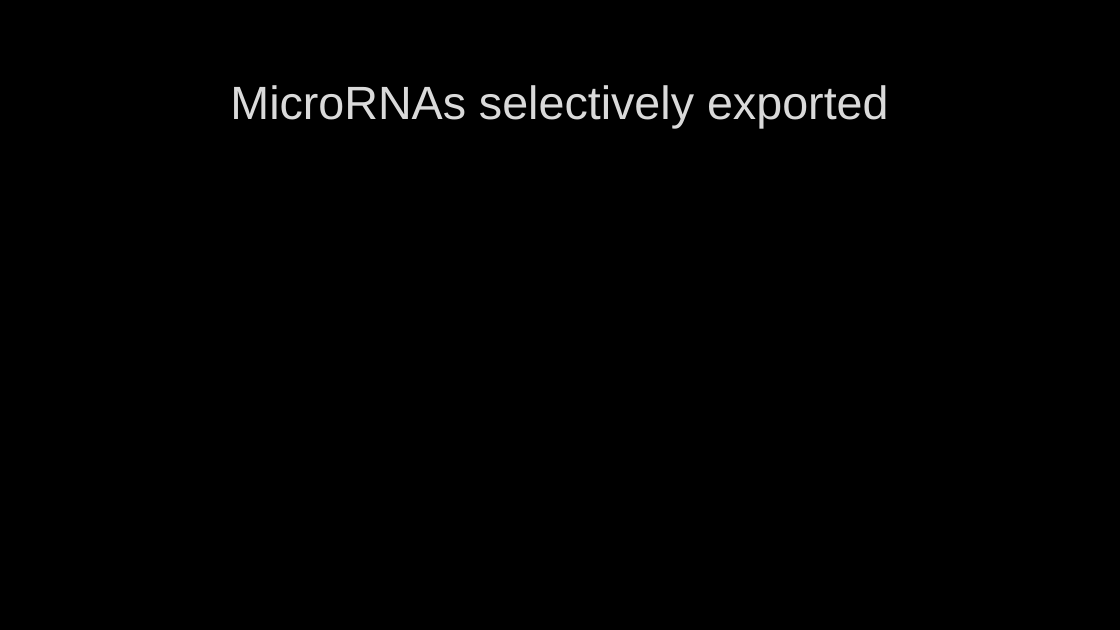
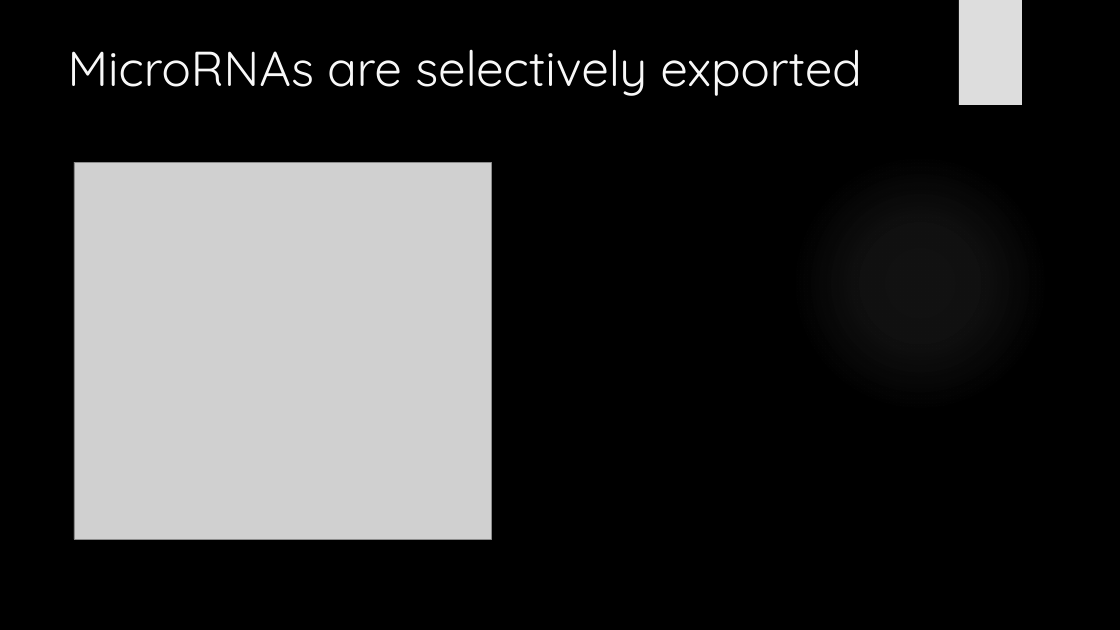
Before and after one commit to HarleyRobinson/Honours2, a slide deck: slide 8 of BackgroundInfo/CollCombBiol.pptx (slide 7 before the commit). Drawn at 1120x630 pixels with LibreOffice and Linux fonts; fonts in the diff are those of the drawing; grey boxes stand for pictures; background and template pictures are left out. Boxes give left, top, right and bottom in pixels: in the first picture for what was removed or moved away, otherwise in the second. Text is boxed around its words. In the diff, an @@ line names an element or a change of style, - is before the commit and + after.

```diff
--- a/BackgroundInfo/CollCombBiol.pptx
+++ b/BackgroundInfo/CollCombBiol.pptx
@@ rectangle added at (959,0,1022,105), fill #DDDDDD @@
@@ title "MicroRNAs are selectively exported" at (68,49,862,96): vertical alignment middle to top @@
@@ title at (68,49,862,96): text changed; size 40 to 42 pt; font Arial to Quicksand; text colour #DADADA to #F8F8F8 @@
-MicroRNAs selectively exported
+MicroRNAs are selectively exported
@@ picture added at (74,162,492,539) @@
@@ ellipse added at (791,154,1049,413), fill gradient #EBEBEB @@
```
Also in this commit, not shown: 11 other slides changed, 11 slides added, 1 slide removed, 23 other files.
